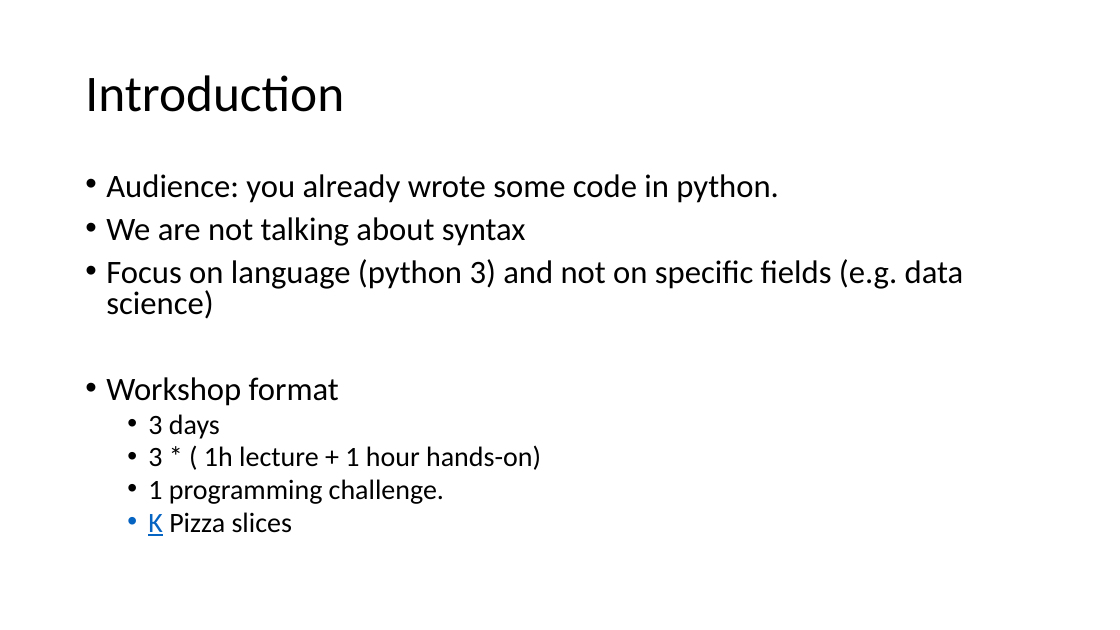
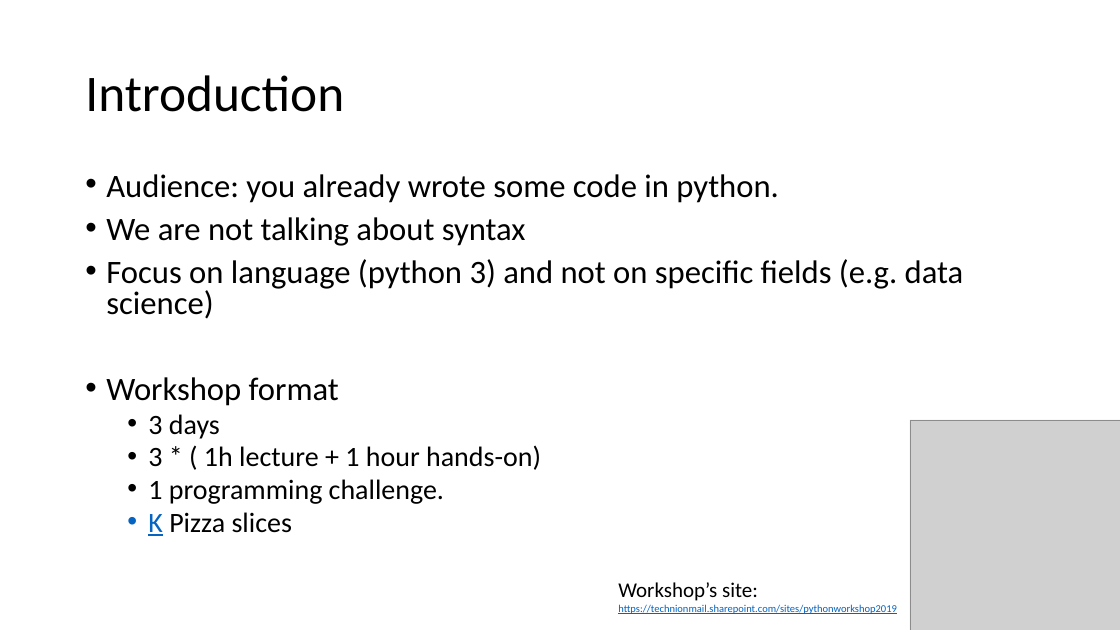
Before and after one commit to scaperex/python_workshop_intermediate, a slide deck: slide 2 of Advanced Python workshop.pptx. Drawn at 1120x630 pixels with LibreOffice and Linux fonts; fonts in the diff are those of the drawing; grey boxes stand for pictures. Boxes give left, top, right and bottom in pixels: in the first picture for what was removed or moved away, otherwise in the second. Text is boxed around its words. In the diff, an @@ line names an element or a change of style, - is before the commit and + after.

```diff
--- a/Advanced Python workshop.pptx
+++ b/Advanced Python workshop.pptx
@@ picture added at bbox=[910, 420, 1120, 630] @@
@@ text added at bbox=[618, 582, 897, 614], 9 pt, text #0563C1, underline @@
+Workshop’s site:
+https://technionmail.sharepoint.com/sites/pythonworkshop2019
```
Also in this commit, not shown: 3 other slides changed, 7 slides added, 1 other file.
